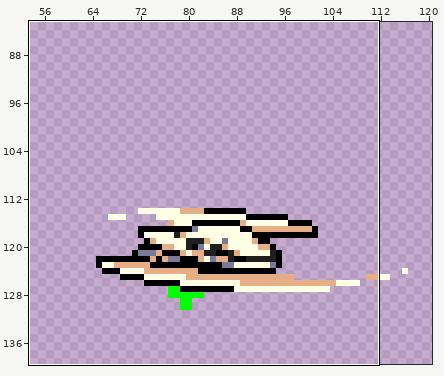
A pixel-art file gets an edit: anims/missingno.aseprite. Above: a wide view before the commit, with the close-up outlined.
Close-up. Earlier state:
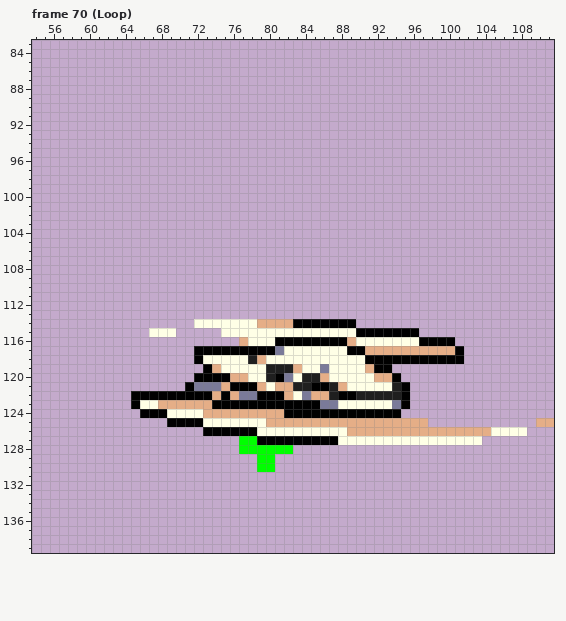
160x160 pixels, 202 frames. Shown: frame 70 (Loop): x 54..111, y 83..139. The wide view leaves out empty margins. The commit also changed other frames or places, which this record leaves out.
After:
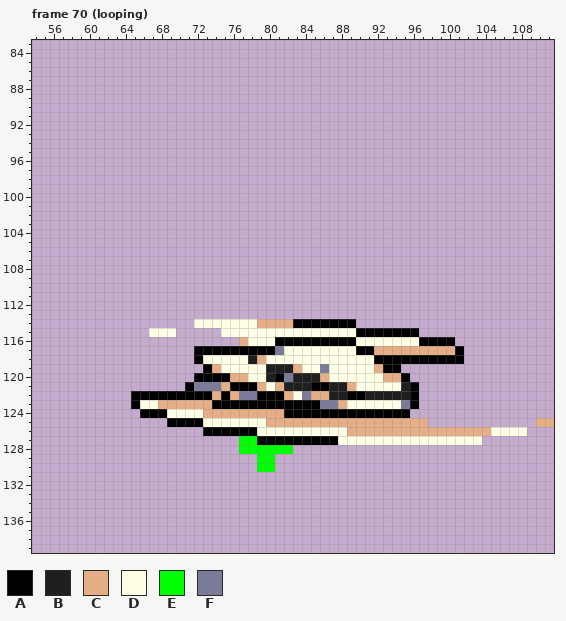
Palette (. is transparent): A #000000  B #1f1f1f  C #e5ae87  D #ffffe6  E #00ff00  F #7a7a99
Diff:
Frame 70 (looping), layer "Main":
There is now colour A in row 119 at x 94; in row 120 at x 95; in rows 121 to 123 at x 96; in row 124 at x 95.
The edit turns colour B into colour A in row 122 at x 90.
The edit turns colour C into colour A in row 116 at x 89; in row 117 at x 91.
The edit turns colour A into colour B in row 121 at x 95; in row 122 at x 88 and 95.
The edit turns colour C into colour B in row 121 at x 82 and 88.
The edit turns colour D into colour B in row 120 at x 83.
The edit turns colour A into colour C in row 119 at x 92; in row 120 at x 94.
The edit turns colour D into colour C in row 121 at x 89; in row 123 at x 88.
The edit turns colour A into colour D in row 117 at x 89; in row 118 at x 91.
The edit turns colour B into colour D in row 121 at x 94.
The edit turns colour C into colour D in row 119 at x 91; in row 120 at x 92.
The edit turns colour F into colour D in row 123 at x 94.
The edit turns colour A into colour F in row 123 at x 95.
Pixel boxes of the changes (left, top, right, bottom) in both close-ups:
changed: (338, 337, 419, 418)
changed: (284, 373, 302, 391)
